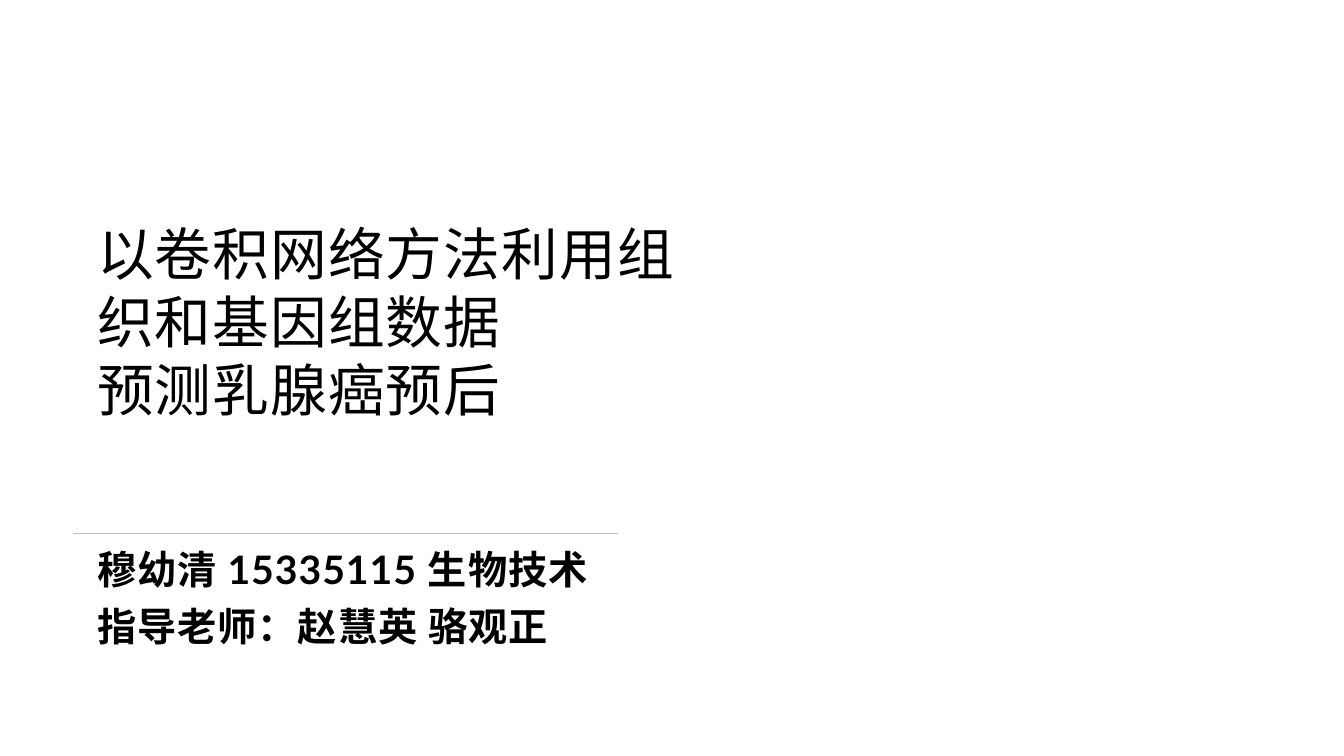
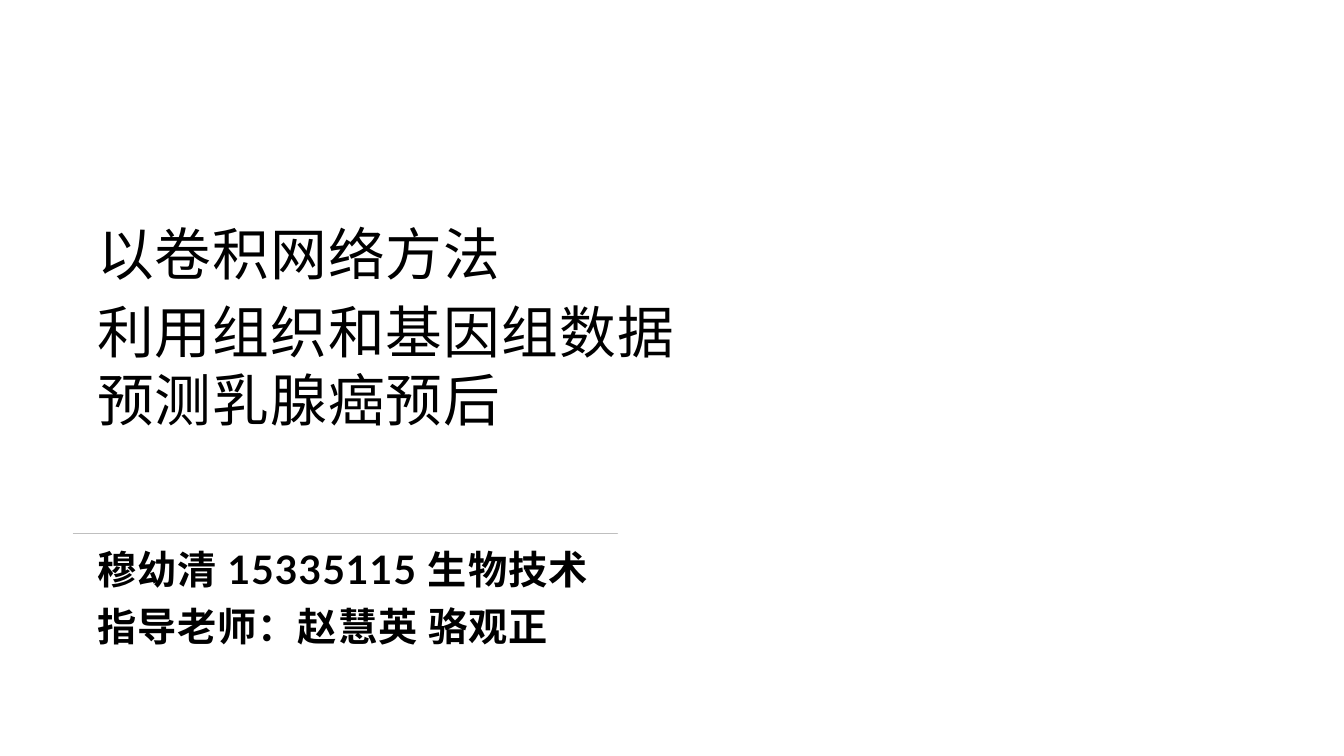
Before and after one commit to KiyoshiMu/Survival-Analysis-by-Breast-Cancer-Slides, a slide deck: slide 1 of data/pre.pptx. Drawn at 1344x756 pixels with LibreOffice and Linux fonts; fonts in the diff are those of the drawing; background and template pictures are left out. Boxes give left, top, right and bottom in pixels: in the first picture for what was removed or moved away, otherwise in the second. Text is boxed around its words. In the diff, an @@ line names an element or a change of style, - is before the commit and + after.

```diff
--- a/data/pre.pptx
+++ b/data/pre.pptx
@@ text at (97, 226, 674, 426): text changed @@
-以卷积网络方法利用组织和基因组数据
-预测乳腺癌预后
+以卷积网络方法
+利用组织和基因组数据
+预测乳腺癌预后
```
Also in this commit, not shown: 11 other slides changed, 3 slides added.
